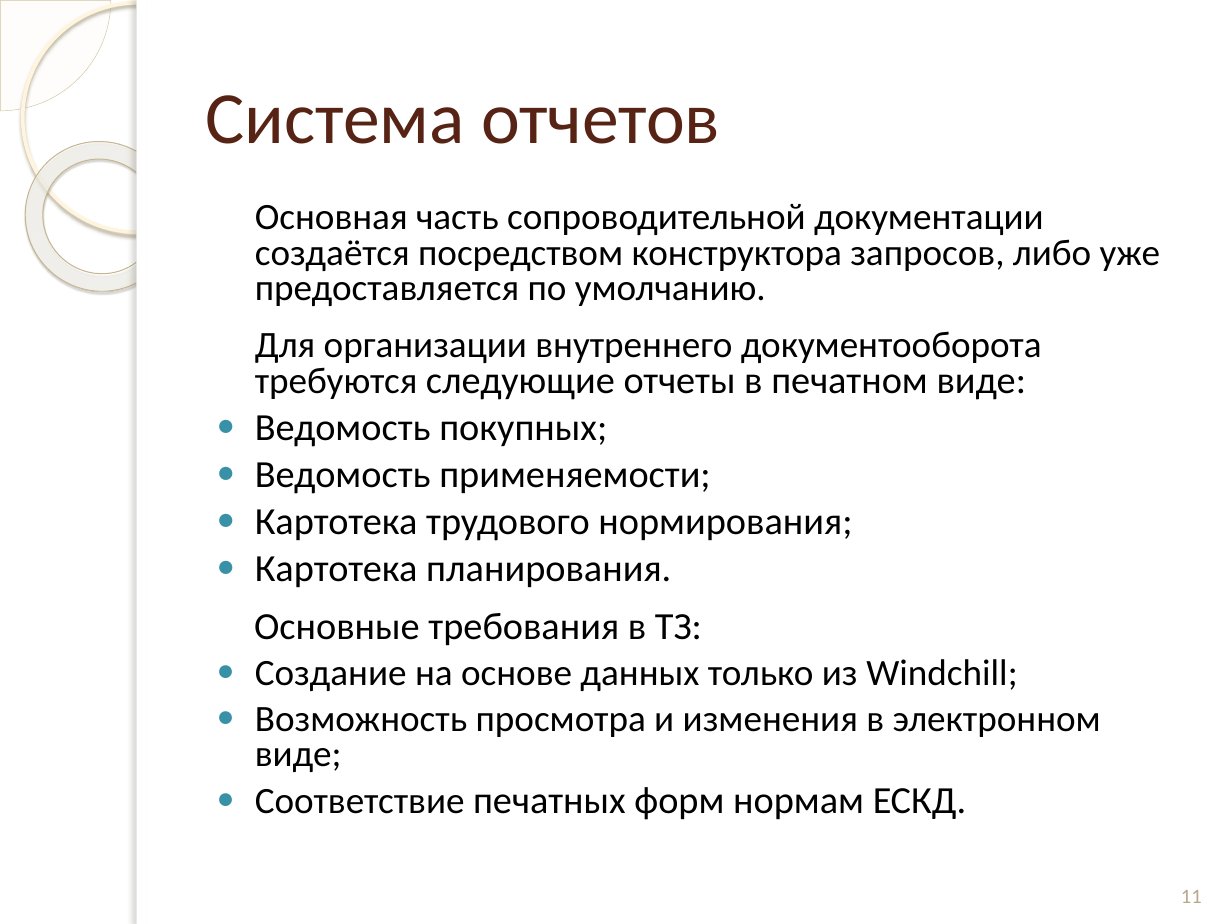
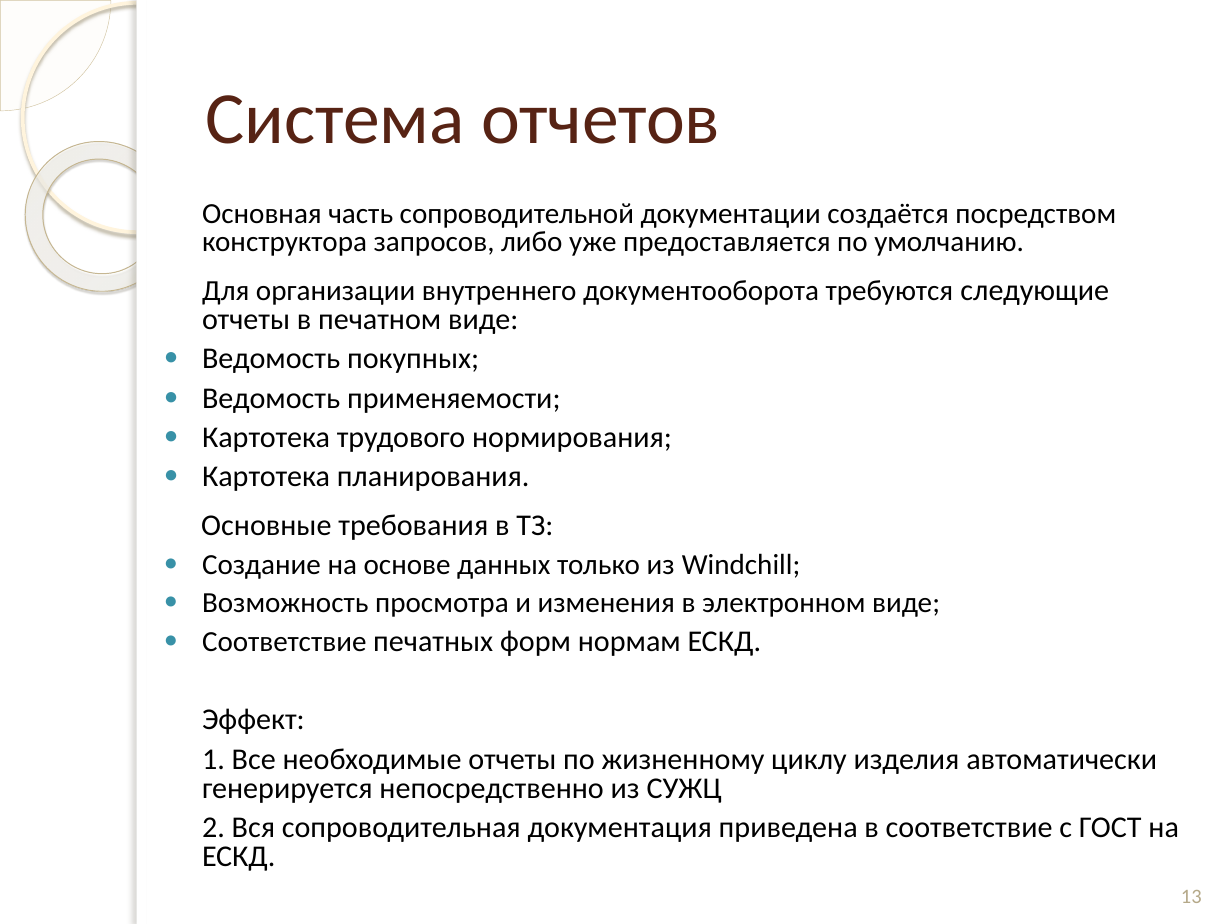
Before and after one commit to andreytemn/university, a slide deck: slide 13 of diplom/Темников раздатки к диплому.pptx (slide 11 before the commit). Drawn at 1232x924 pixels with LibreOffice and Linux fonts; fonts in the diff are those of the drawing; background and template pictures are left out. Boxes give left, top, right and bottom in pixels: in the first picture for what was removed or moved away, otherwise in the second. Text is boxed around its words. In the diff, an @@ line names an element or a change of style, - is before the commit and + after.

```diff
--- a/diplom/Темников раздатки к диплому.pptx
+++ b/diplom/Темников раздатки к диплому.pptx
@@ text "Основная часть сопроводительной документации создаётся ...": place and size @@
-text "Основная часть сопроводительной документации создаётся ..." at box(254, 204, 1160, 820)
+text "Основная часть сопроводительной документации создаётся ..." at box(201, 203, 1179, 871)
@@ text at box(201, 203, 1116, 656): size 21.7 to 17.1 pt in "Основная часть сопроводительной документации создаётся посре ...", "Для организации внутреннего документооборота требуются", "Создание на основе данных только из Windchill;", "Возможность просмотра и изменения в электронном виде;" and 1 more places; size 22.4 to 17.6 pt in "следующие отчеты в печатном виде:", "Ведомость покупных;", "Ведомость применяемости;", "Картотека трудового нормирования;" and 3 more places @@
@@ text at box(202, 708, 1179, 871): paragraphs added @@
+Эффект:
+1. Все необходимые отчеты по жизненному циклу изделия автоматически генерируется непосредственно из СУЖЦ
+2. Вся сопроводительная документация приведена в соответствие с ГОСТ на ЕСКД.
@@ page number at box(1181, 890, 1202, 903): text changed @@
-11
+13
```
Also in this commit, not shown: 8 other slides changed, 3 slides added, 59 other files.
